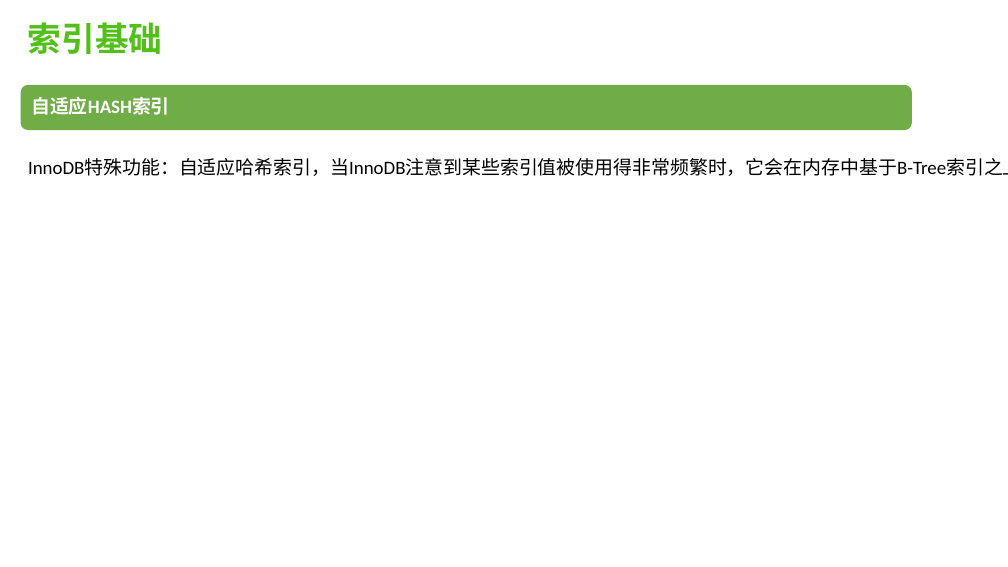
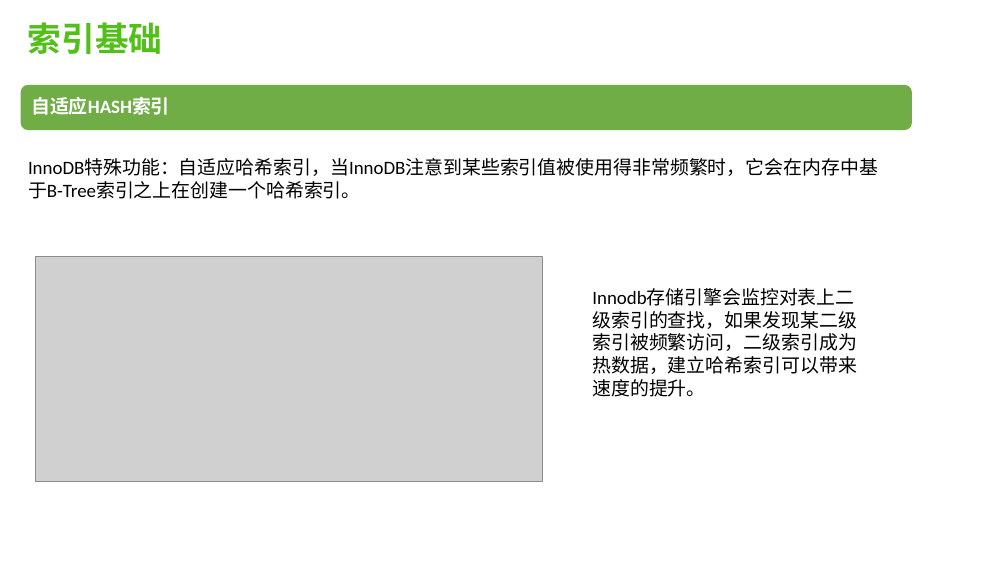
Before and after one commit to robertchengzy/kata, a slide deck: slide 7 of mysql-index.pptx. Drawn at 1008x567 pixels with LibreOffice and Linux fonts; fonts in the diff are those of the drawing; grey boxes stand for pictures. Boxes give left, top, right and bottom in pixels: in the first picture for what was removed or moved away, otherwise in the second. Text is boxed around its words. In the diff, an @@ line names an element or a change of style, - is before the commit and + after.

Commit message:
study

```diff
--- a/mysql-index.pptx
+++ b/mysql-index.pptx
@@ text "InnoDB特殊功能：自适应哈希索引，当InnoDB注意到某些索引值被使用得非常频繁时，它会在内存中基于B-Tree索引 ..." rewrapped from (28, 158, 1008, 176) to (28, 158, 878, 199) @@
@@ picture added at (36, 256, 542, 482) @@
@@ text added at (592, 311, 857, 397), 18 pt, text #000000 @@
+Innodb存储引擎会监控对表上二级索引的查找，如果发现某二级索引被频繁访问，二级索引成为热数据，建立哈希索引可以带来速度的提升。
```
